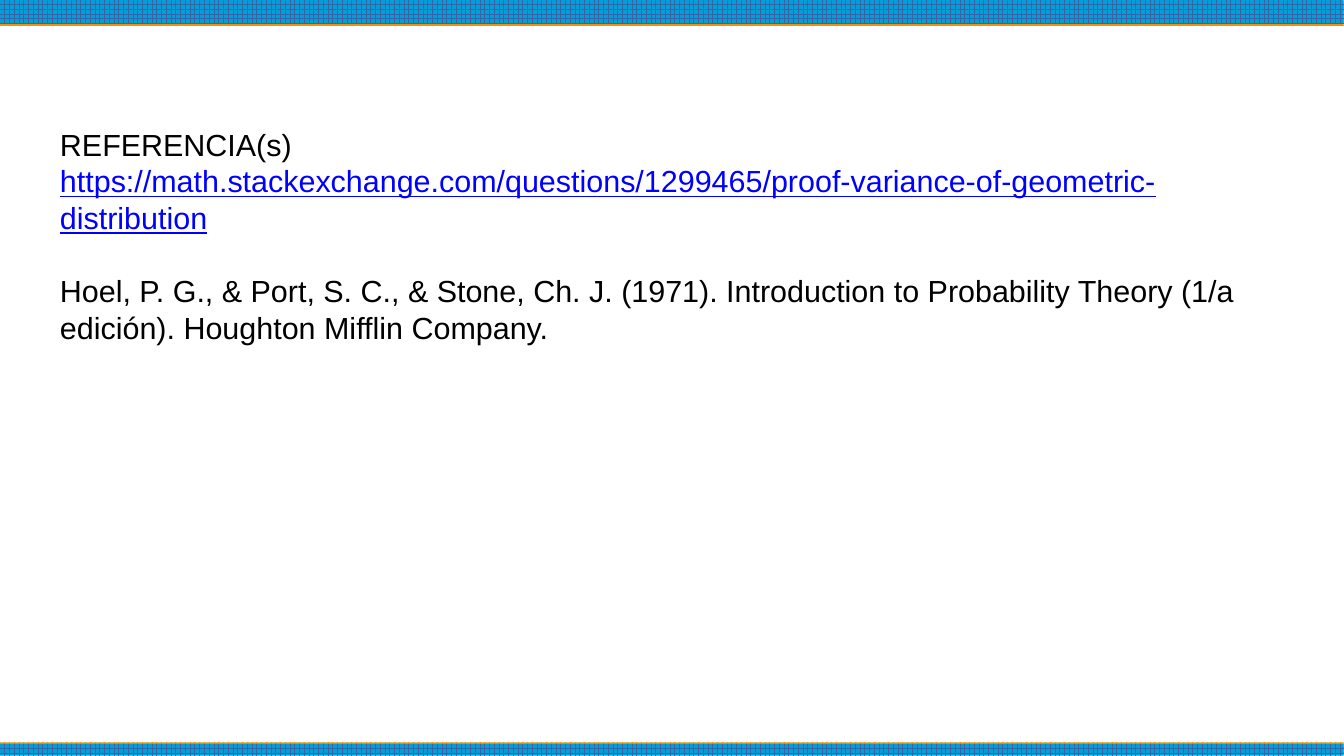
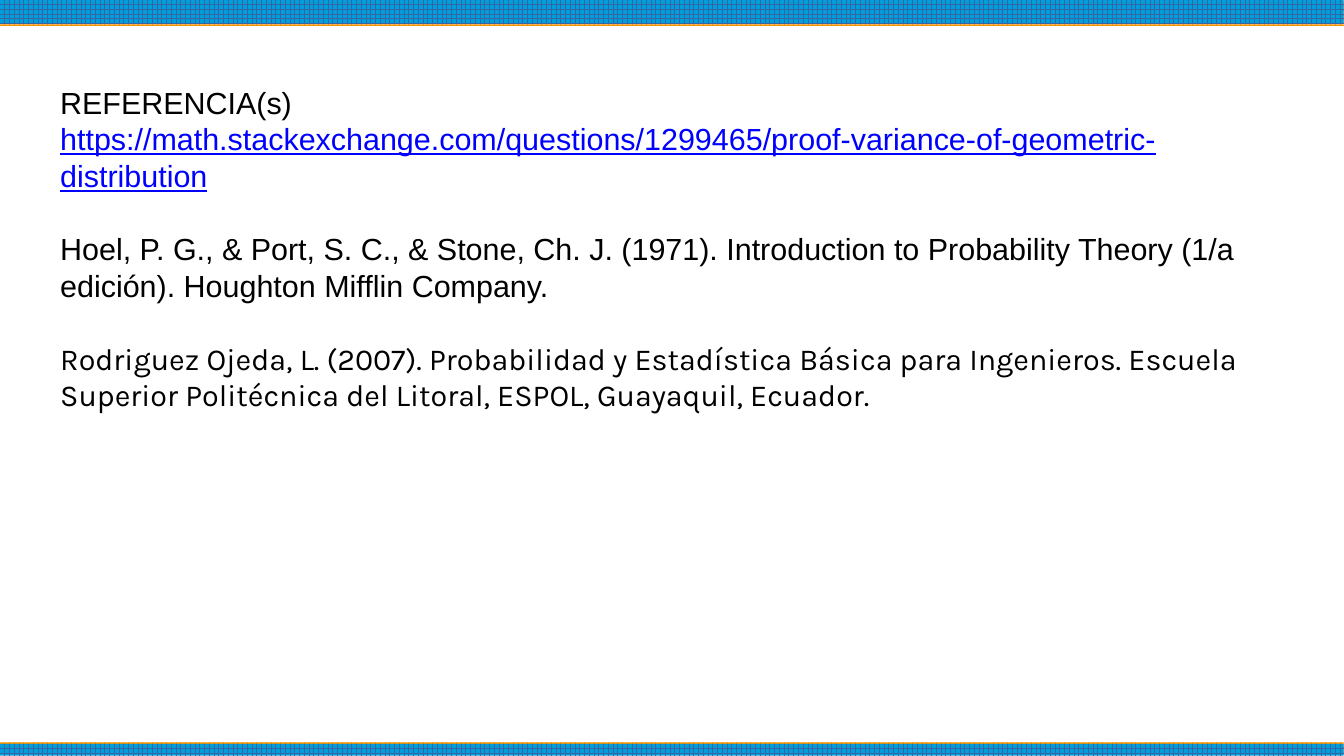
Before and after one commit to probyest/PyE-2021-2, a slide deck: slide 20 of UNIDAD03_DISTRIBUCIONES_DISCRETAS/08_III.C_Distribucion_Geometrica.pptx. Drawn at 1344x756 pixels with LibreOffice and Linux fonts; fonts in the diff are those of the drawing. Boxes give left, top, right and bottom in pixels: in the first picture for what was removed or moved away, otherwise in the second. Text is boxed around its words. In the diff, an @@ line names an element or a change of style, - is before the commit and + after.

```diff
--- a/UNIDAD03_DISTRIBUCIONES_DISCRETAS/08_III.C_Distribucion_Geometrica.pptx
+++ b/UNIDAD03_DISTRIBUCIONES_DISCRETAS/08_III.C_Distribucion_Geometrica.pptx
@@ text "REFERENCIA(s)": place and size @@
-text "REFERENCIA(s)" at (60, 134, 1233, 345)
+text "REFERENCIA(s)" at (60, 92, 1236, 414)
@@ text at (60, 347, 1236, 414): paragraph added @@
+Rodriguez Ojeda, L. (2007). Probabilidad y Estadística Básica para Ingenieros. Escuela Superior Politécnica del Litoral, ESPOL, Guayaquil, Ecuador.
```
Also in this commit, not shown: 2 other files.
